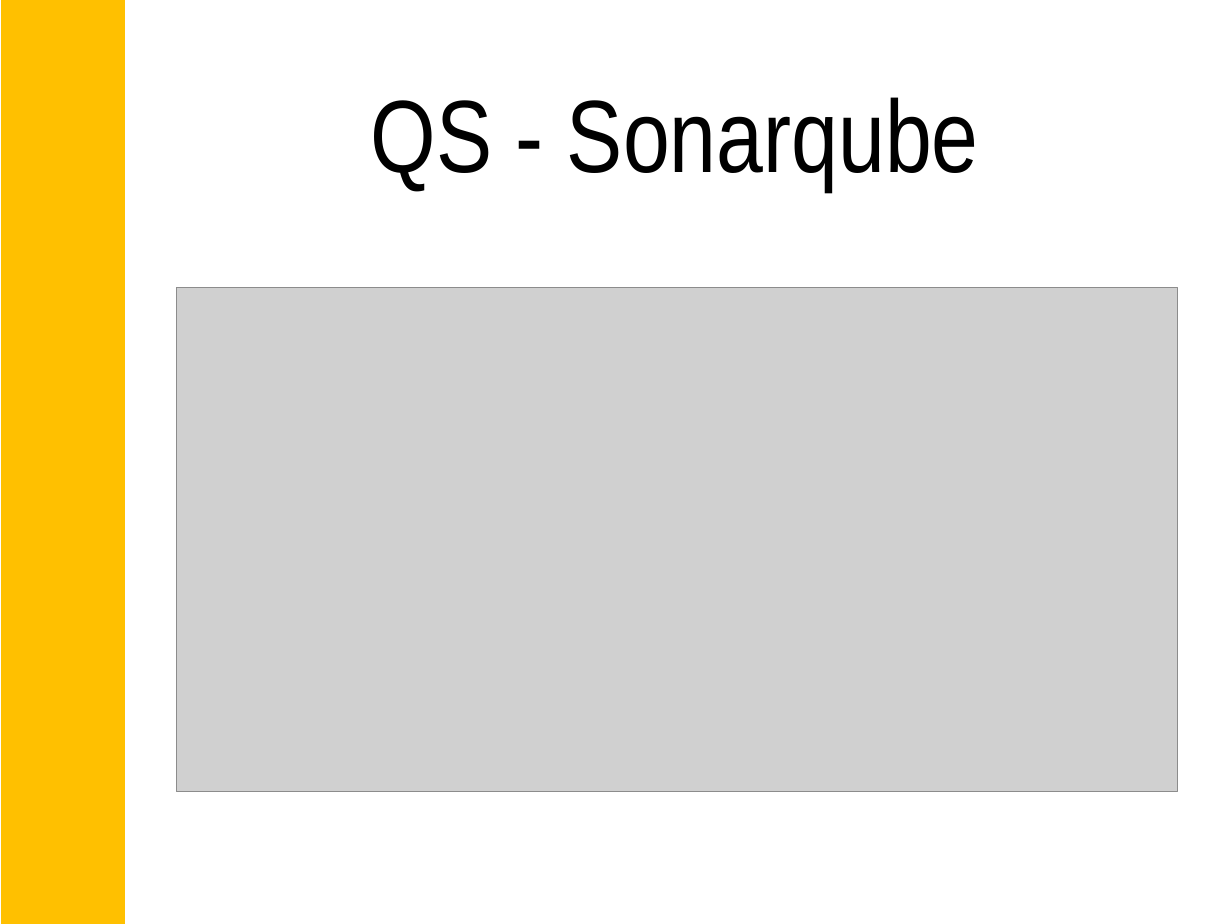
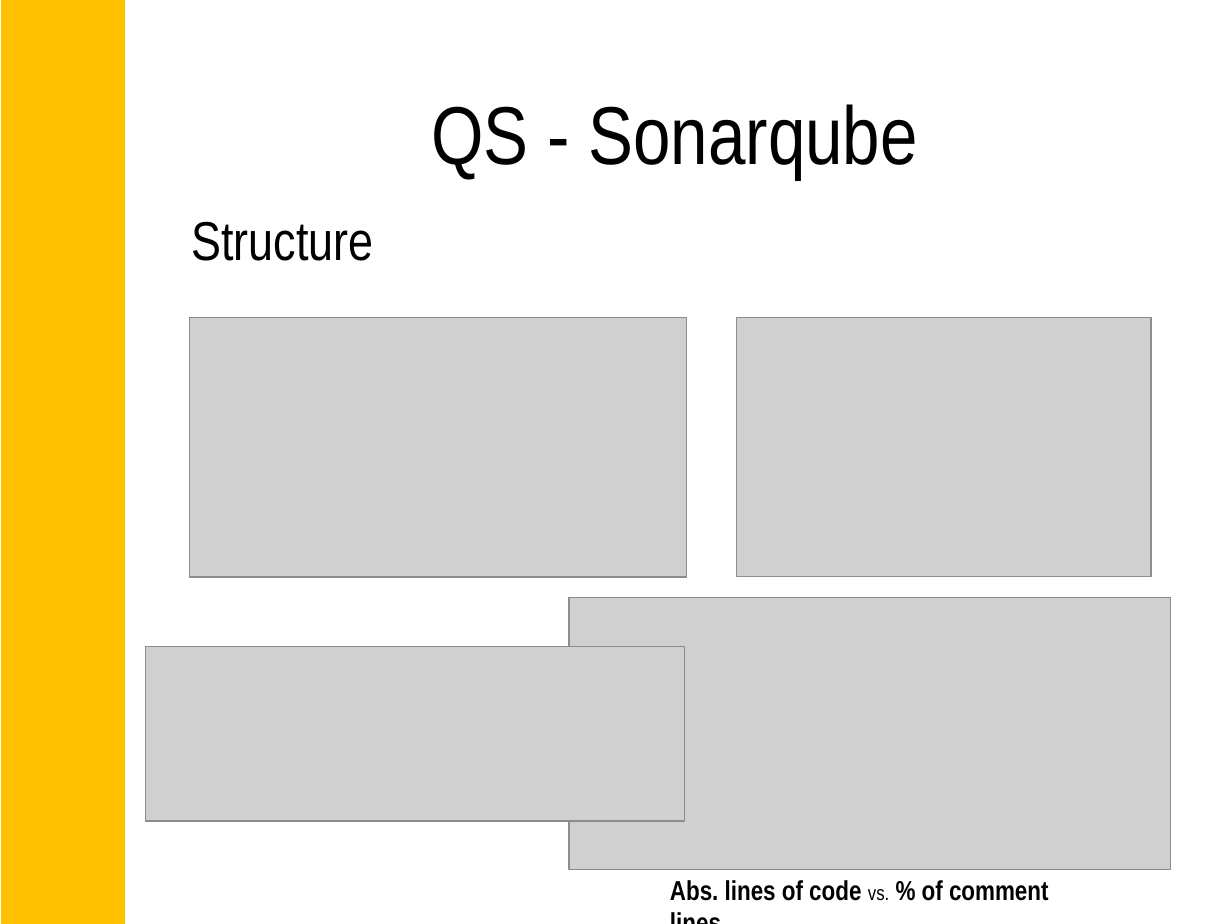
Before and after one commit to daleitner/SE2_Project, a slide deck: slide 8 of Endpräsentation_Leitfaden.pptx. Drawn at 1232x924 pixels with LibreOffice and Linux fonts; fonts in the diff are those of the drawing; grey boxes stand for pictures. Boxes give left, top, right and bottom in pixels: in the first picture for what was removed or moved away, otherwise in the second. Text is boxed around its words. In the diff, an @@ line names an element or a change of style, - is before the commit and + after.

```diff
--- a/Endpräsentation_Leitfaden.pptx
+++ b/Endpräsentation_Leitfaden.pptx
@@ title "QS - Sonarqube" at <box>432,104,918,179</box>: size 60 to 48 pt @@
@@ text added at <box>192,221,374,261</box>, 32 pt, text #000000 @@
+Structure
@@ picture removed at <box>176,287,1177,791</box> @@
@@ picture added at <box>190,317,686,577</box> @@
@@ picture added at <box>737,317,1152,577</box> @@
@@ picture added at <box>569,598,1170,870</box> @@
@@ picture added at <box>145,647,685,822</box> @@
@@ text added at <box>670,880,1048,901</box>, 16 pt, text #000000, bold @@
+Abs. lines of code vs. % of comment lines
```
Also in this commit, not shown: 1 other slide changed, 5 slides added, 3 slides removed.
